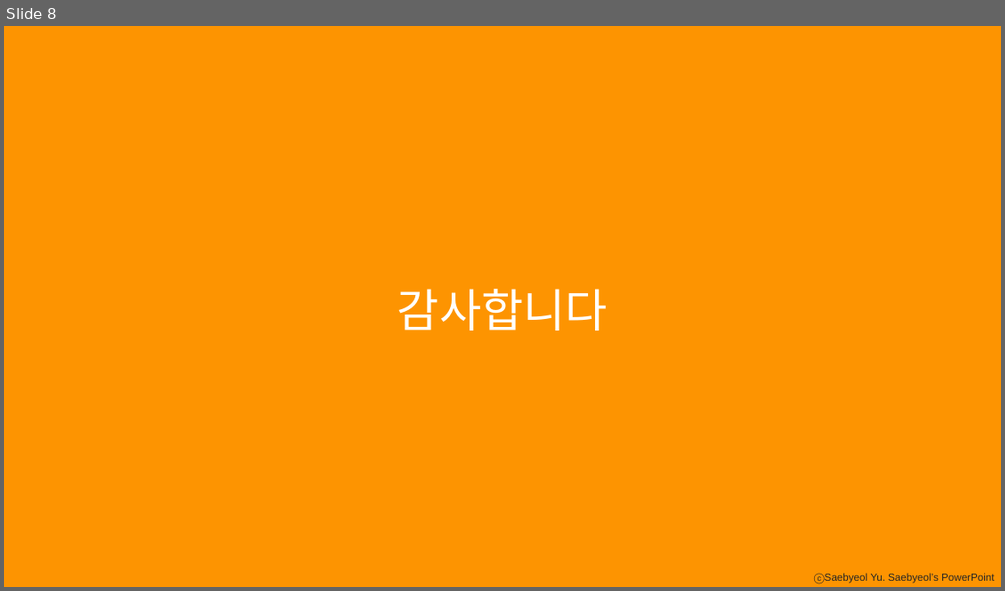
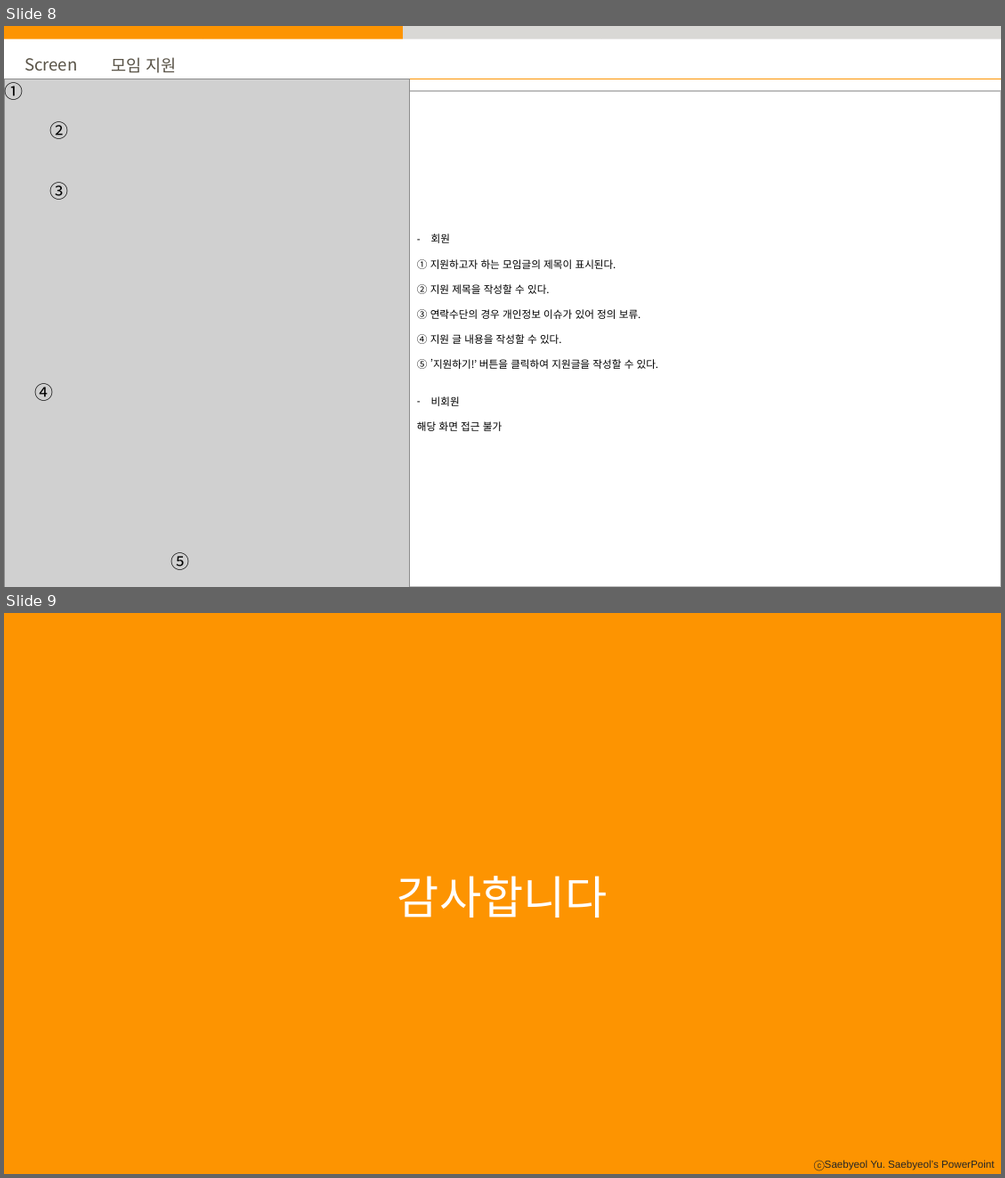
Before and after one commit to ywc-412/stumo_web, a slide deck: doc/1. 화면정의서/STUMO_화면정의서.pptx. Shown one above the other, each under a label of ours: slide 8 before the commit, slides 8 and 9 after it. The pictures are 1005x591 and 1005x1178 pixels, drawn with LibreOffice and Linux fonts; fonts in the diff are those of the drawing; grey boxes stand for pictures. Boxes give left, top, right and bottom in pixels: in the first picture for what was removed or moved away, otherwise in the second. Text is boxed around its words. In the diff, an @@ line names an element or a change of style, - is before the commit and + after.

Commit message:
화면정의서

```diff
--- a/doc/1. 화면정의서/STUMO_화면정의서.pptx
+++ b/doc/1. 화면정의서/STUMO_화면정의서.pptx
@@ slide 8 added at (4, 26, 1001, 587), background #FFFFFF; not listed: 1 template element that a slide beside it also shows @@
@@ rectangle added at (4, 26, 203, 39), fill #FD9401 @@
@@ rectangle added at (203, 26, 404, 39), fill #FD9401 @@
@@ rectangle added at (403, 26, 602, 39), fill #D9D8D5 @@
@@ rectangle added at (602, 26, 802, 39), fill #D9D8D5 @@
@@ rectangle added at (802, 26, 1001, 39), fill #D9D8D5 @@
@@ text added at (24, 58, 78, 79), 16 pt, text #595347 @@
+Screen 005,
@@ line added from (90, 79) to (1001, 79), #FD9401 0.5 pt @@
@@ text added at (111, 57, 177, 73), 16 pt, text #595347 @@
+모임 지원
@@ picture added at (4, 79, 409, 587) @@
@@ text added at (4, 79, 23, 103), 18 pt, text #000000 @@
+①
@@ rectangle added at (409, 91, 1001, 587), fill #FFFFFF, outline #BFBFBF 1 pt, 10 pt, text #000000 @@
+– 회원
+① 지원하고자 하는 모임글의 제목이 표시된다.
+② 지원 제목을 작성할 수 있다.
+③ 연락수단의 경우 개인정보 이슈가 있어 정의 보류.
+④ 지원 글 내용을 작성할 수 있다.
+⑤ ’지원하기!’ 버튼을 클릭하여 지원글을 작성할 수 있다.
+– 비회원
+해당 화면 접근 불가
@@ text added at (50, 121, 69, 139), 18 pt, text #000000 @@
+②
@@ text added at (50, 182, 69, 200), 18 pt, text #000000 @@
+③
@@ text added at (34, 383, 53, 401), 18 pt, text #000000 @@
+④
@@ text added at (170, 552, 189, 570), 18 pt, text #000000 @@
+⑤
@@ what was slide 8 is now slide 9 @@
```
Also in this commit, not shown: 2 slides changed.
